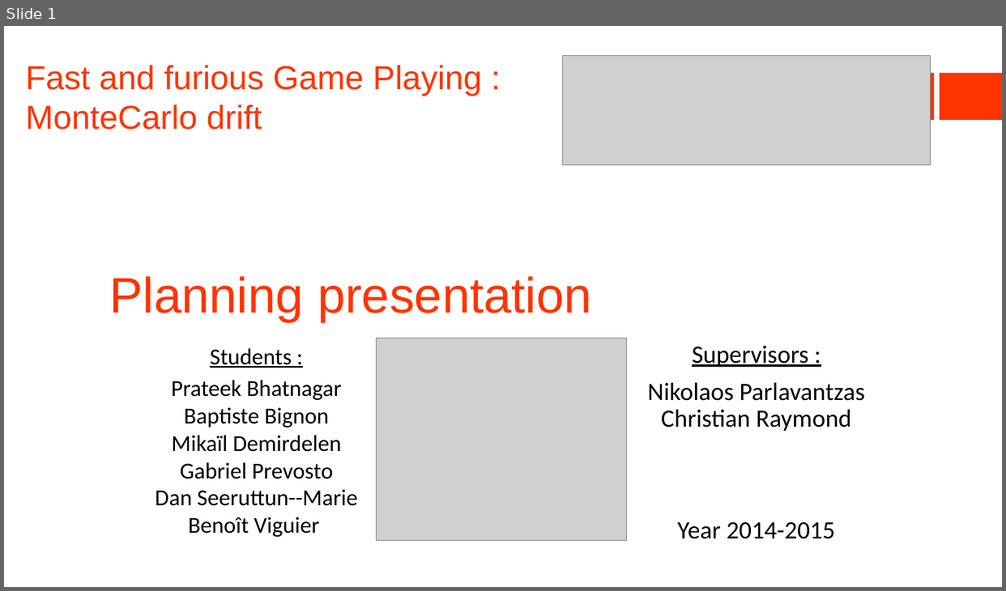
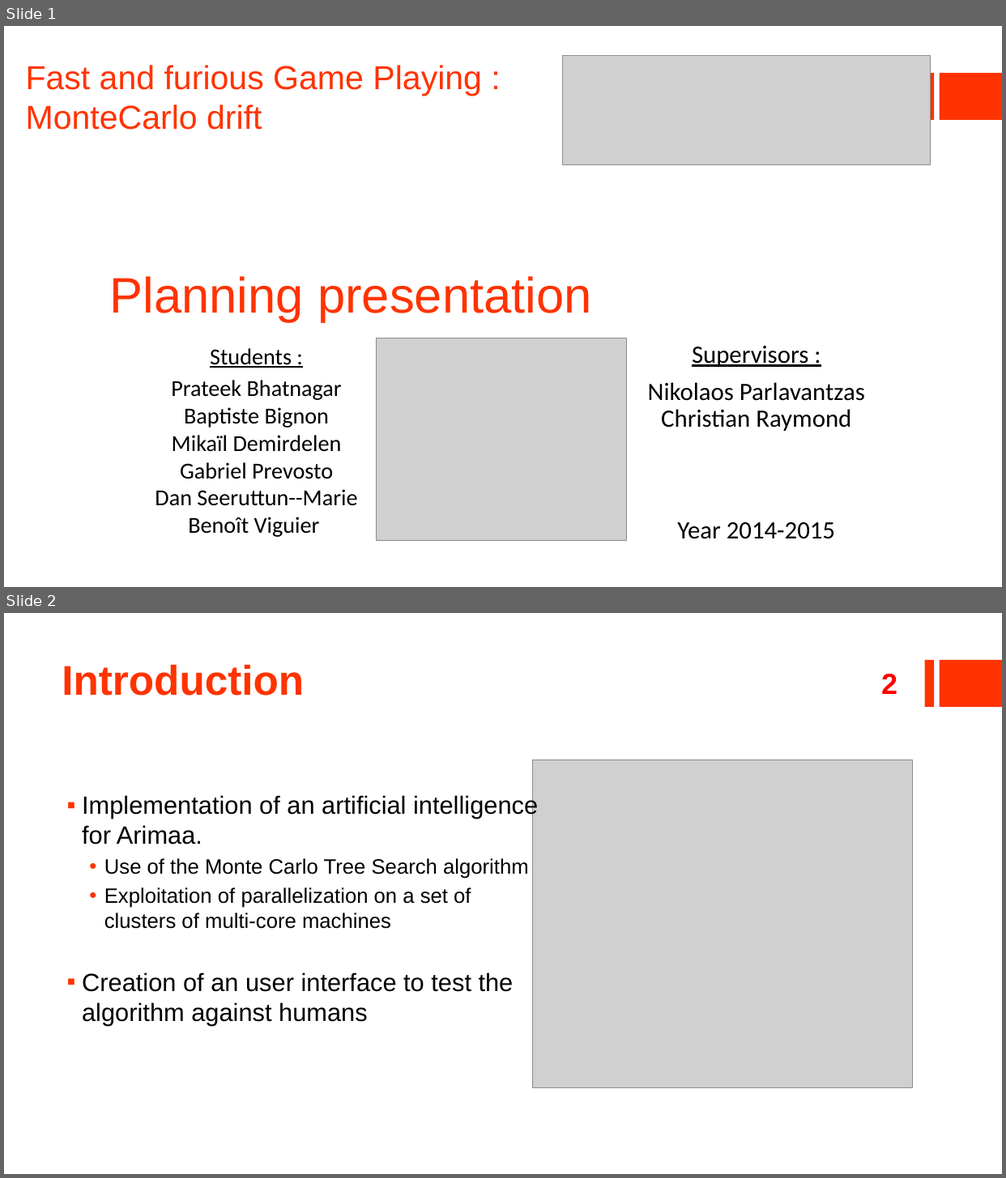
Before and after one commit to ildyria/Arimaa, a slide deck: Docs/Reports/Planning Presentation/V2Planning.pptx. Shown one above the other, each under a label of ours: slide 1 before the commit, slides 1 and 2 after it. The pictures are 1006x591 and 1006x1178 pixels, drawn with LibreOffice and Linux fonts; fonts in the diff are those of the drawing; grey boxes stand for pictures. Boxes give left, top, right and bottom in pixels: in the first picture for what was removed or moved away, otherwise in the second. Text is boxed around its words. In the diff, an @@ line names an element or a change of style, - is before the commit and + after.

```diff
--- a/Docs/Reports/Planning Presentation/V2Planning.pptx
+++ b/Docs/Reports/Planning Presentation/V2Planning.pptx
@@ slide 2 added at [4, 613, 1002, 1174], background #FFFFFF; not listed: 2 template elements that a slide beside it also shows @@
@@ title added at [62, 664, 304, 696], 40 pt, text #FF3300, bold @@
+Introduction
@@ page number added at [881, 674, 897, 694], 28 pt, text #FF0000, bold @@
+2
@@ picture added at [533, 760, 913, 1088] @@
@@ text added at [82, 794, 538, 992], 24 pt, text #000000 @@
+▪ Implementation of an artificial intelligence for Arimaa.
+  • Use of the Monte Carlo Tree Search algorithm
+  • Exploitation of parallelization on a set of clusters of multi-core machines
+▪ Creation of an user interface to test the algorithm against humans
```
Also in this commit, not shown: 9 slides changed, 2 slides removed.
